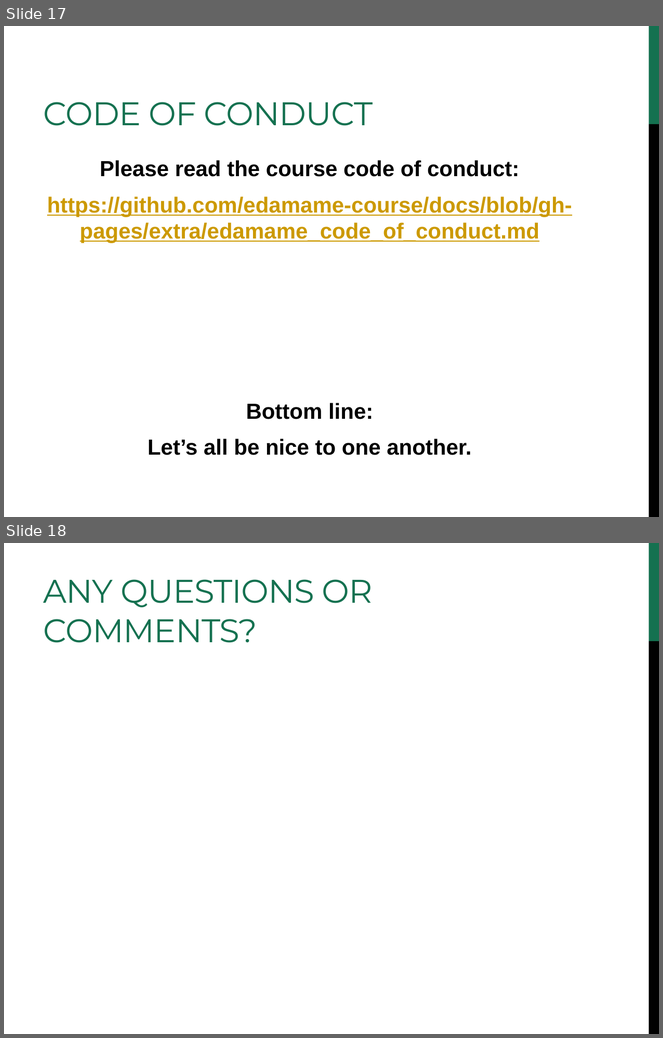
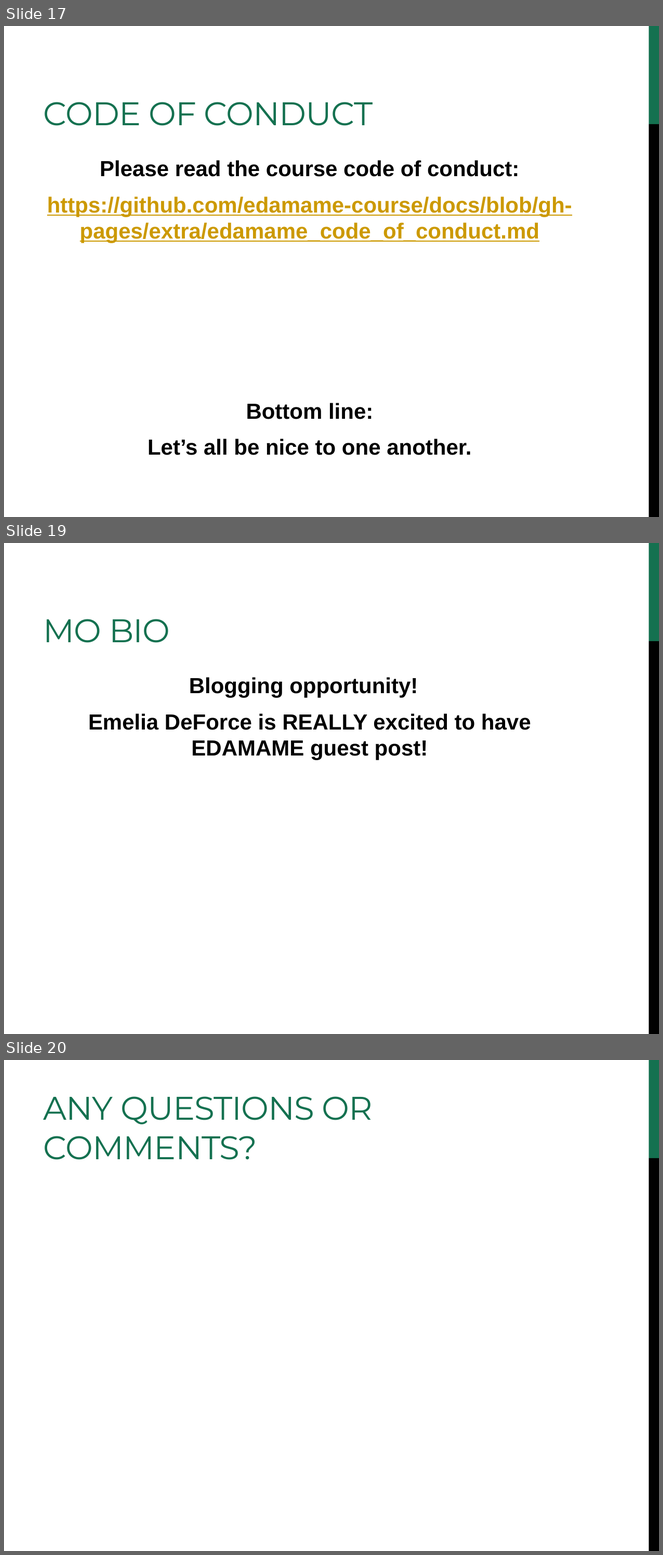
Before and after one commit to edamame-course/docs, a slide deck: extra/Presentations/2014-lecture1-edamame-welcome.ppt. Shown one above the other, each under a label of ours: slides 17 and 18 before the commit, slides 17, 19 and 20 after it; the slides between them are not shown. The pictures are 663x1038 and 663x1555 pixels, drawn with LibreOffice and Linux fonts; fonts in the diff are those of the drawing. Boxes give left, top, right and bottom in pixels: in the first picture for what was removed or moved away, otherwise in the second. Text is boxed around its words. In the diff, an @@ line names an element or a change of style, - is before the commit and + after.

```diff
--- a/extra/Presentations/2014-lecture1-edamame-welcome.ppt
+++ b/extra/Presentations/2014-lecture1-edamame-welcome.ppt
@@ slide 19 added at (4,543,659,1034), background #FFFFFF; not listed: 2 template elements that a slide beside it also shows @@
@@ title added at (44,619,170,643), 36 pt, text #147150 @@
+MO BIO
@@ text added at (88,677,531,760), 24 pt, text #000000, bold @@
+Blogging opportunity!
+Emelia DeForce is REALLY excited to have EDAMAME guest post!
@@ what was slide 18 is now slide 20 @@
```
Also in this commit, not shown: 1 slide changed, 1 other slide added, 1 other file.
